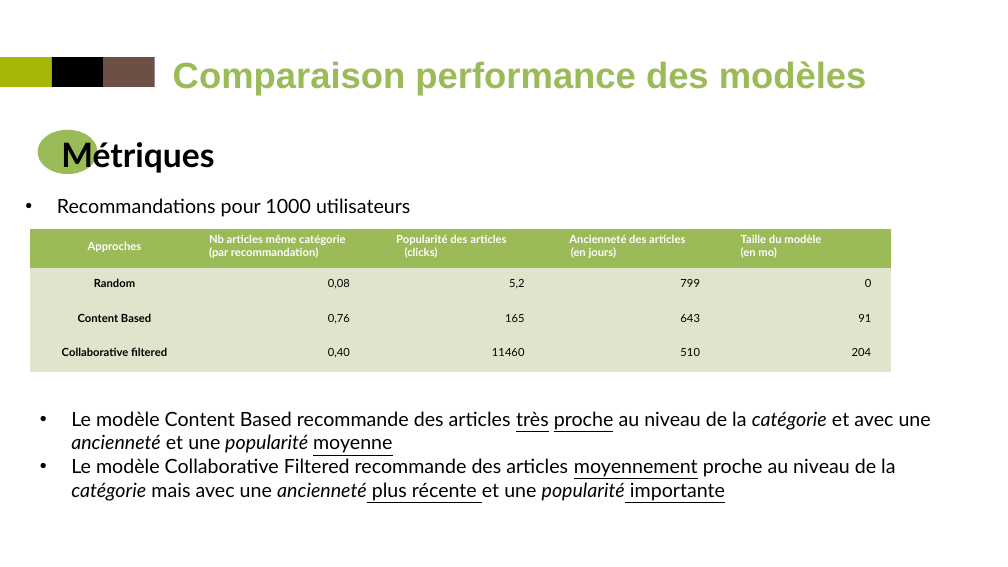
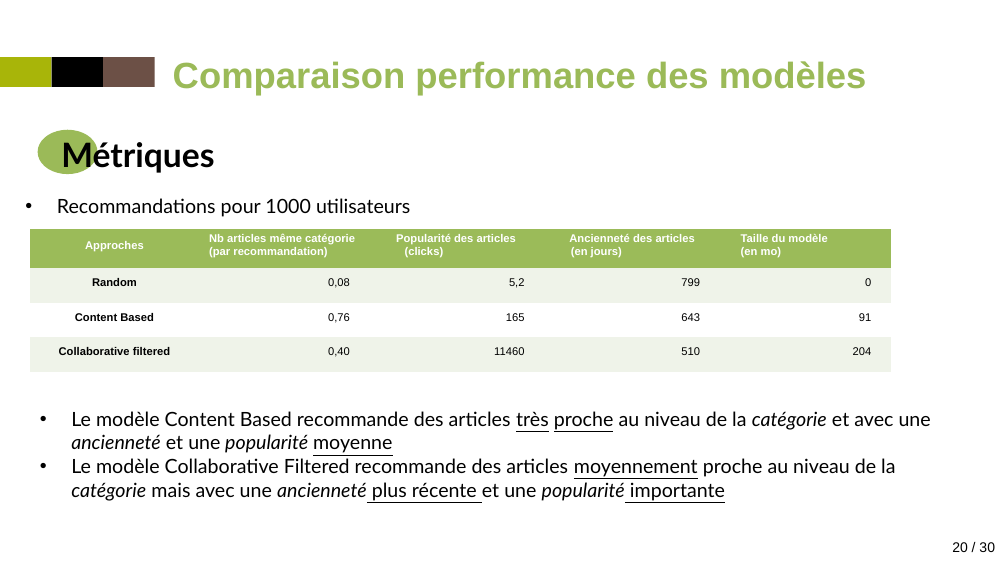
Before and after one commit to Trilian/projet9, a slide deck: slide 20 of P9_presentation.pptx. Drawn at 1008x567 pixels with LibreOffice and Linux fonts; fonts in the diff are those of the drawing. Boxes give left, top, right and bottom in pixels: in the first picture for what was removed or moved away, otherwise in the second. Text is boxed around its words. In the diff, an @@ line names an element or a change of style, - is before the commit and + after.

```diff
--- a/P9_presentation.pptx
+++ b/P9_presentation.pptx
@@ table at [30, 229, 892, 372] @@
@@ fill #9BBA58 to #9BBB59 in row 1 @@
@@ fill #E0E4CC to #EFF3EA in 10 cells @@
@@ fill #E0E4CC to #FFFFFF in row 3 @@
@@ font Lato to Arial @@
@@ page number added at [937, 542, 995, 552], 10 pt, text #000000 @@
+2020 / 30
```
Also in this commit, not shown: 24 other slides changed, 1 slide removed, 36 other files.
